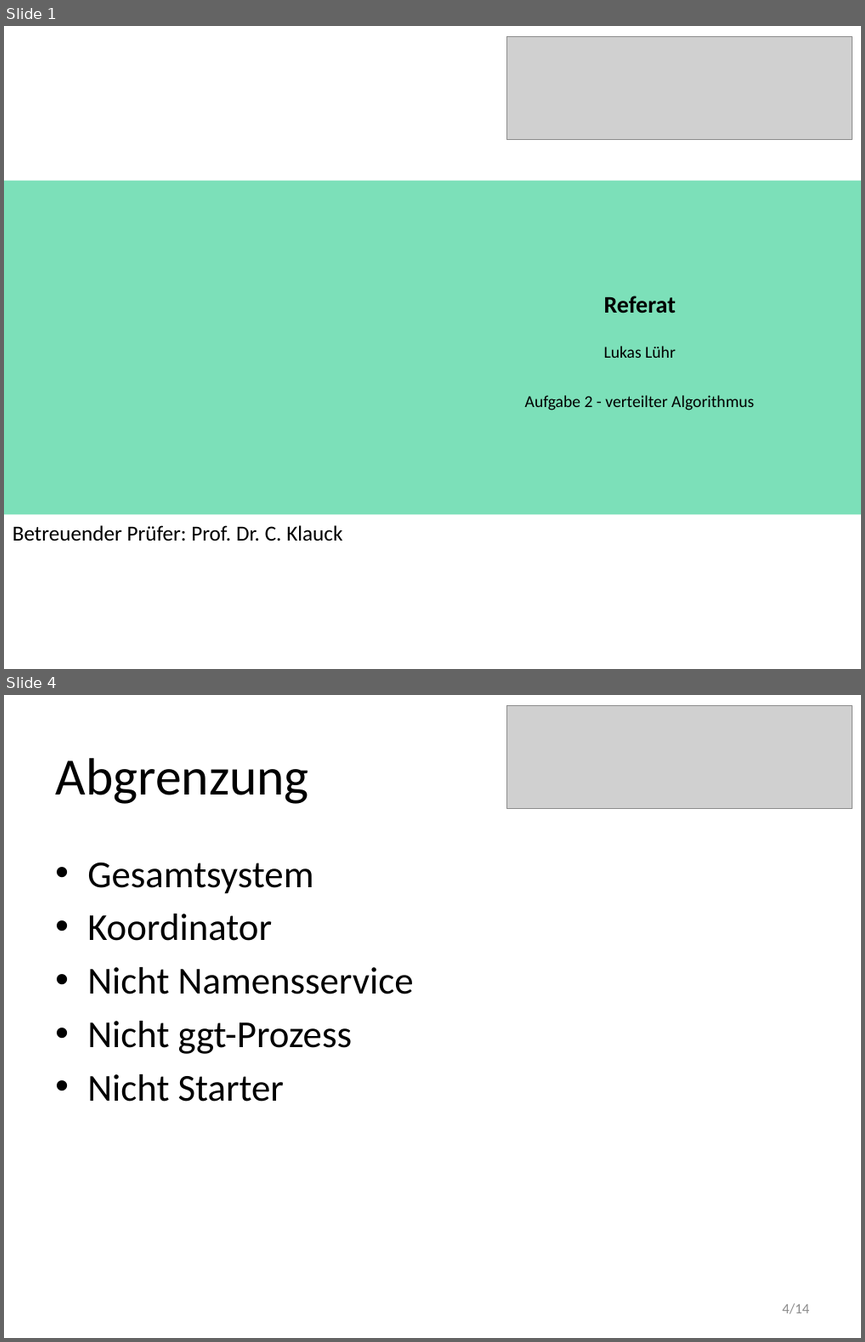
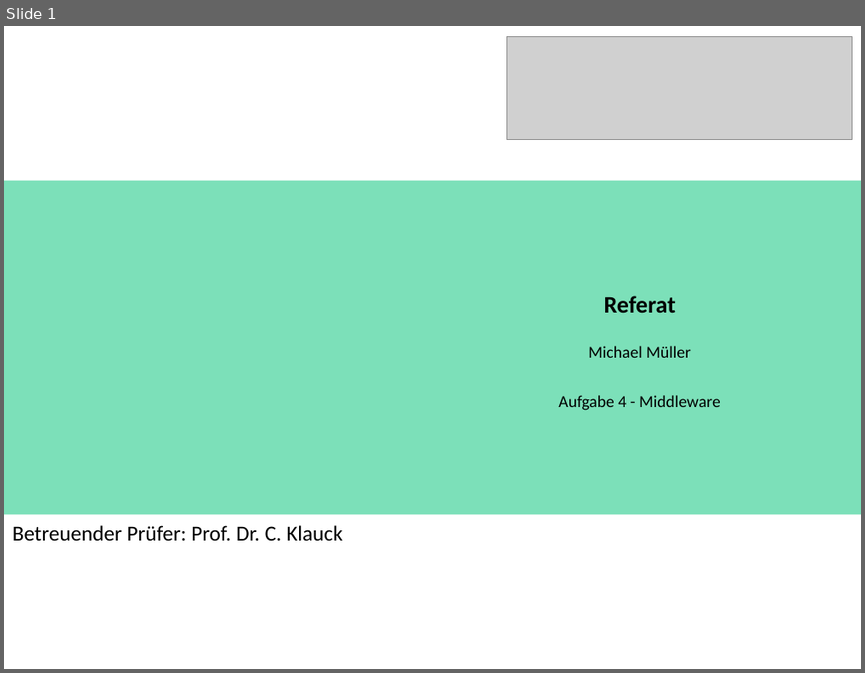
Before and after one commit to HansZimmer5000/TalDerTraenen, a slide deck: A4/VSP4_Mi/Design/Praesentation.pptx. Shown one above the other, each under a label of ours: slides 1 and 4 before the commit, slide 1 after it; the slides between them are not shown. The pictures are 865x1342 and 865x673 pixels, drawn with LibreOffice and Linux fonts; fonts in the diff are those of the drawing; grey boxes stand for pictures. Boxes give left, top, right and bottom in pixels: in the first picture for what was removed or moved away, otherwise in the second. Text is boxed around its words. In the diff, an @@ line names an element or a change of style, - is before the commit and + after.

```diff
--- a/A4/VSP4_Mi/Design/Praesentation.pptx
+++ b/A4/VSP4_Mi/Design/Praesentation.pptx
@@ slide 4 removed at bbox=[4, 695, 861, 1338], background #FFFFFF @@
@@ picture removed at bbox=[507, 706, 852, 809] @@
@@ title removed at bbox=[55, 758, 308, 804] @@
-Abgrenzung
@@ text removed at bbox=[87, 862, 414, 1101] @@
-• Gesamtsystem
-• Koordinator
-• Nicht Namensservice
-• Nicht ggt-Prozess
-• Nicht Starter
@@ page number removed at bbox=[782, 1303, 809, 1314] @@
-4/14
@@ slide 1 changed as well @@
@@ text at bbox=[558, 346, 721, 410]: text changed @@
-Lukas Lühr
-Aufgabe 2 - verteilter Algorithmus
+Michael Müller
+Aufgabe 4 - Middleware
```
Also in this commit, not shown: 3 other slides changed, 9 slides added, 9 other slides removed, 2 other files.
